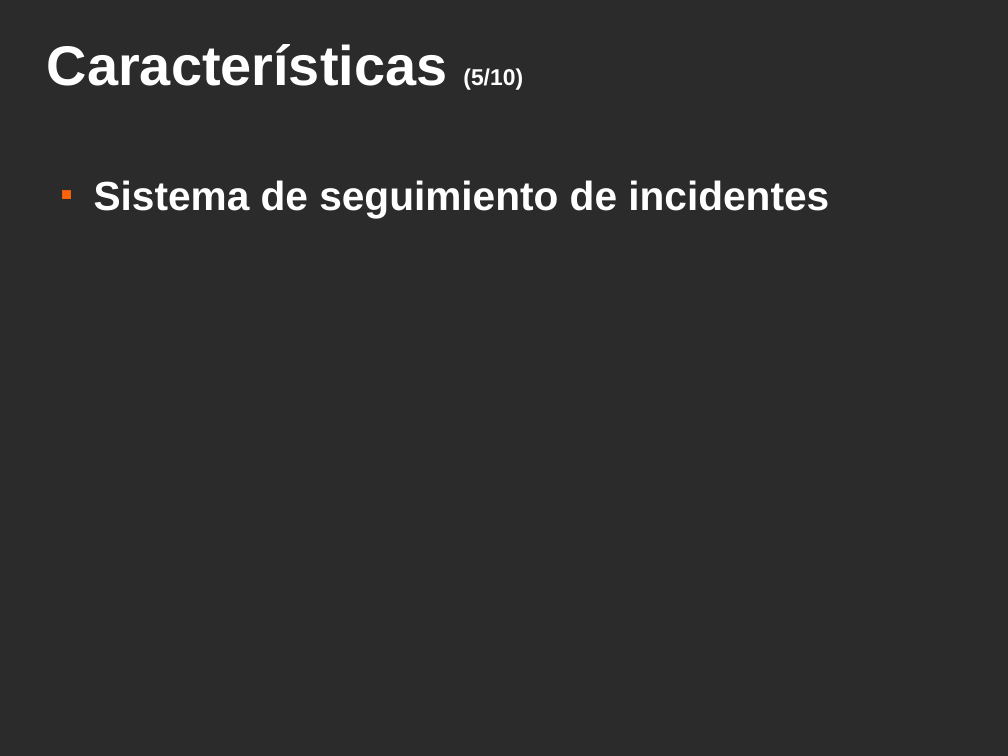
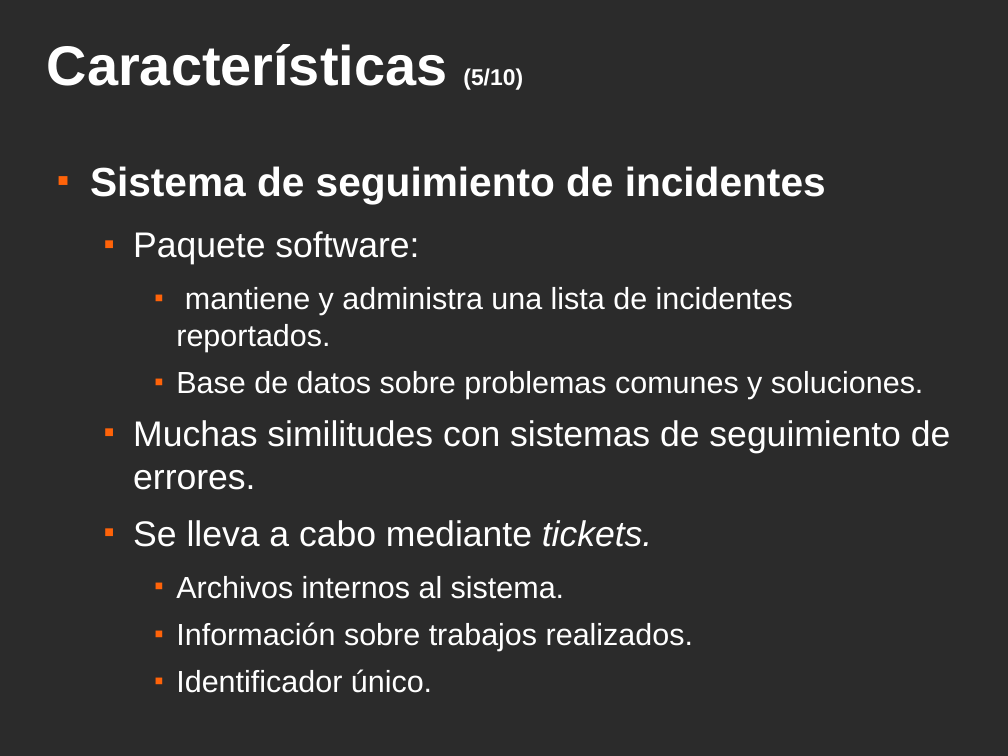
Before and after one commit to srug86/trabajos5oesi.sistcolab, a slide deck: slide 9 of slices/slices.odp. Drawn at 1008x756 pixels with LibreOffice and Linux fonts; fonts in the diff are those of the drawing; background and template pictures are left out; a plain dark background stands for a picture behind light text. Boxes give left, top, right and bottom in pixels: in the first picture for what was removed or moved away, otherwise in the second. Text is boxed around its words. In the diff, an @@ line names an element or a change of style, - is before the commit and + after.

```diff
--- a/slices/slices.odp
+++ b/slices/slices.odp
@@ text "Sistema de seguimiento de incidentes": place and size @@
-text "Sistema de seguimiento de incidentes" at (94, 180, 829, 218)
+text "Sistema de seguimiento de incidentes" at (90, 166, 951, 693)
@@ text at (133, 231, 951, 693): paragraphs added @@
+  ■ Paquete software:
+    ■ mantiene y administra una lista de incidentes reportados.
+    ■ Base de datos sobre problemas comunes y soluciones.
+  ■ Muchas similitudes con sistemas de seguimiento de errores.
+  ■ Se lleva a cabo mediante tickets.
+    ■ Archivos internos al sistema.
+    ■ Información sobre trabajos realizados.
+    ■ Identificador único.
```
Also in this commit, not shown: 2 other slides changed.
